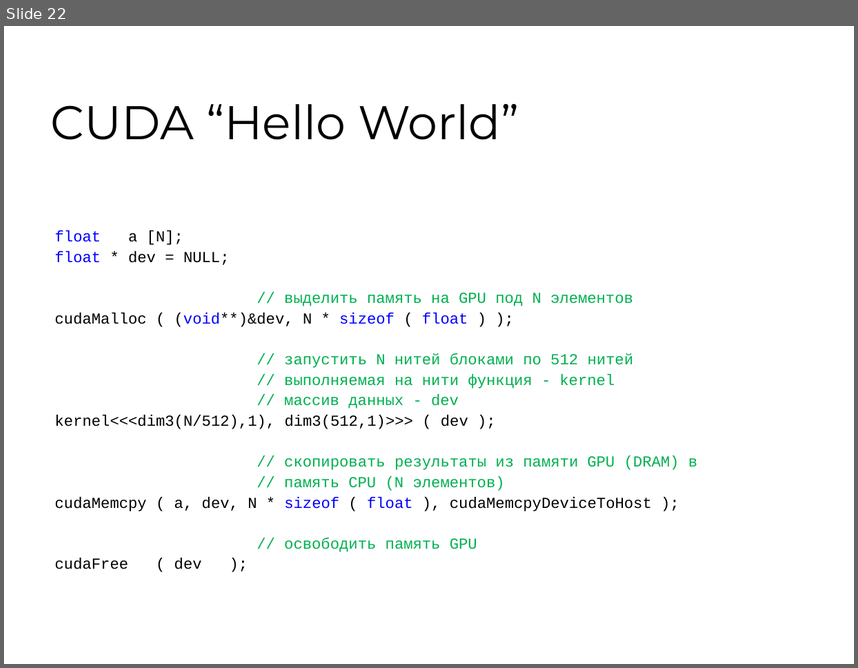
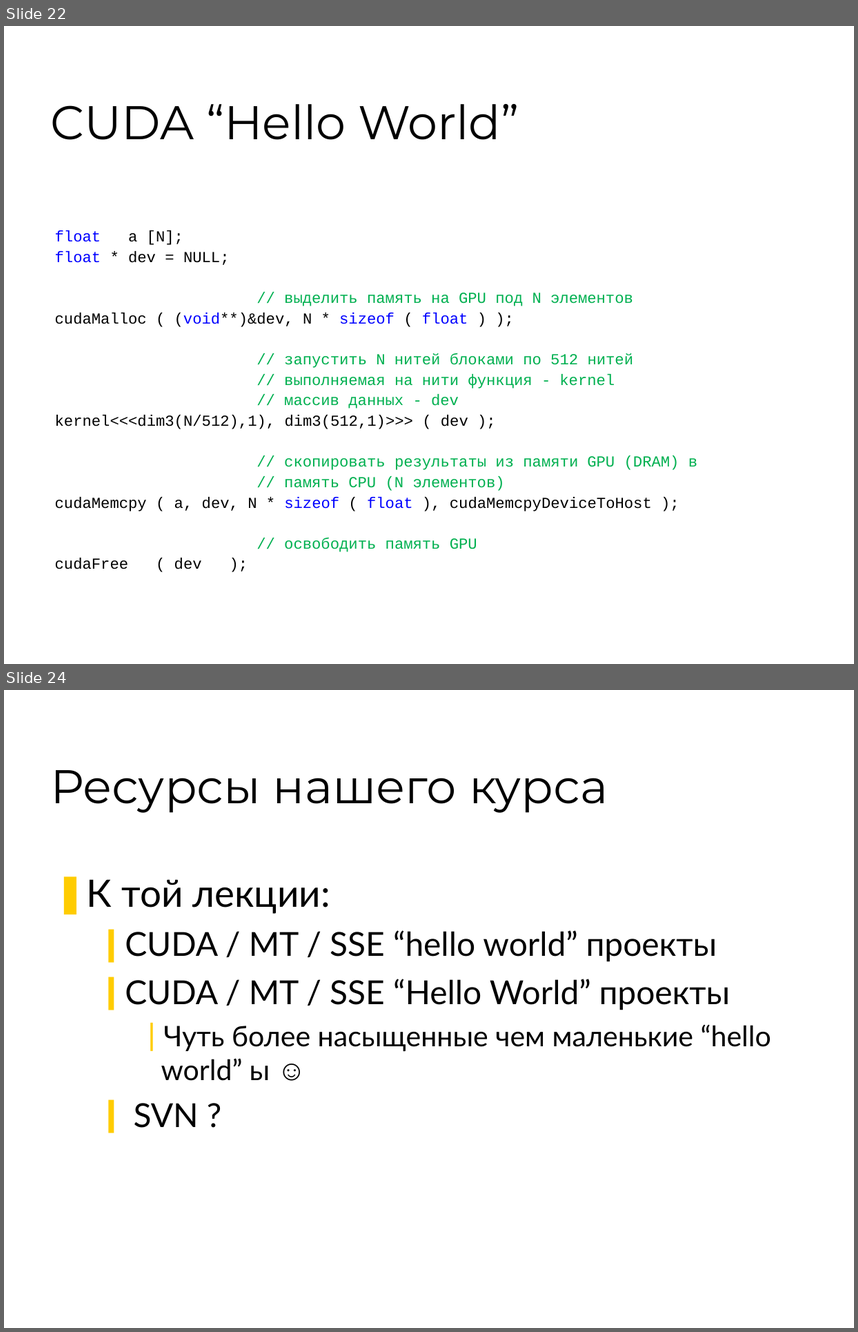
Before and after one commit to 7633/msu-cuda-course, a slide deck: Lectures/L1 24022009/Lection-1.ppt. Shown one above the other, each under a label of ours: slide 22 before the commit, slides 22 and 24 after it; the slides between them are not shown. The pictures are 858x668 and 858x1332 pixels, drawn with LibreOffice and Linux fonts; fonts in the diff are those of the drawing; background and template pictures are left out. Boxes give left, top, right and bottom in pixels: in the first picture for what was removed or moved away, otherwise in the second. Text is boxed around its words. In the diff, an @@ line names an element or a change of style, - is before the commit and + after.

```diff
--- a/Lectures/L1 24022009/Lection-1.ppt
+++ b/Lectures/L1 24022009/Lection-1.ppt
@@ slide 24 added at box(4, 690, 854, 1328), background #FFFFFF @@
@@ title added at box(50, 770, 608, 813), 40 pt, text #000000 @@
+Ресурсы нашего курса
@@ text added at box(87, 879, 771, 1127), 28 pt, text #000000 @@
+❚ К той лекции:
+  ❙ CUDA / MT / SSE “hello world” проекты
+  ❙ CUDA / MT / SSE “Hello World” проекты
+    ❘ Чуть более насыщенные чем маленькие “hello world” ы ☺
+  ❙ SVN ?
```
Also in this commit, not shown: 6 slides changed, 5 other slides added, 3 slides removed.
